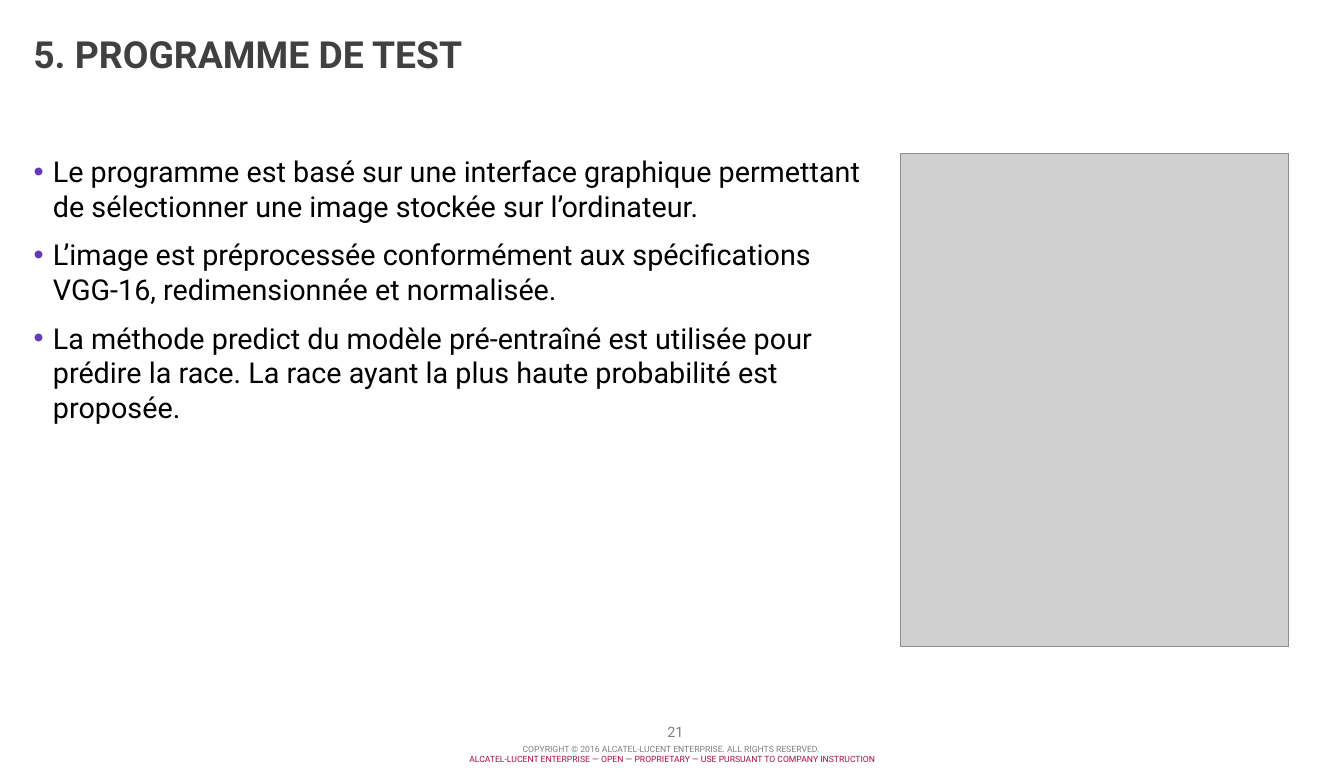
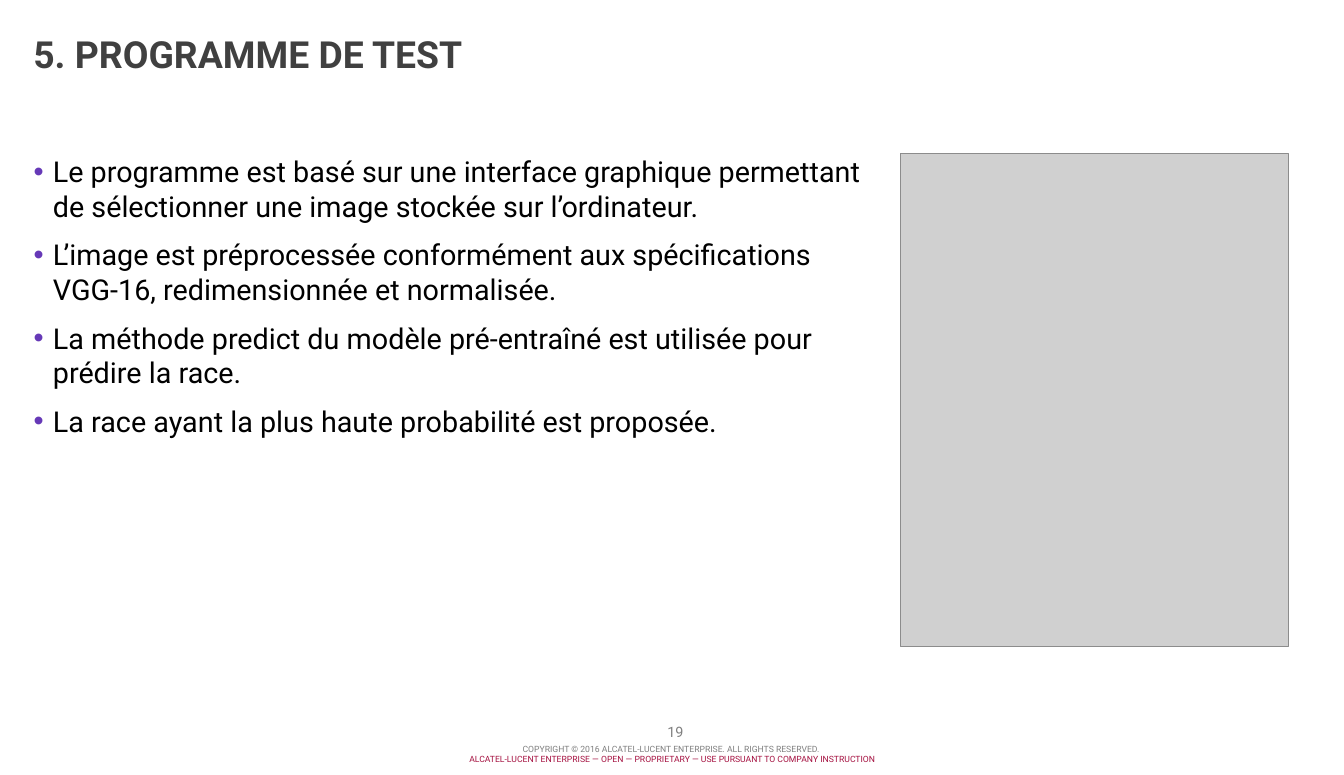
Before and after one commit to chmuths/projet_7, a slide deck: slide 19 of docs/Projet 7 - C. Muths - Classification d'images.pptx (slide 21 before the commit). Drawn at 1344x775 pixels with LibreOffice and Linux fonts; fonts in the diff are those of the drawing; grey boxes stand for pictures; background and template pictures are left out. Boxes give left, top, right and bottom in pixels: in the first picture for what was removed or moved away, otherwise in the second. Text is boxed around its words. In the diff, an @@ line names an element or a change of style, - is before the commit and + after.

Commit message:
Ajout de cas de test

```diff
--- a/docs/Projet 7 - C. Muths - Classification d'images.pptx
+++ b/docs/Projet 7 - C. Muths - Classification d'images.pptx
@@ text at (53, 327, 812, 438): text changed @@
-• La méthode predict du modèle pré-entraîné est utilisée pour prédire la race. La race ayant la plus haute probabilité est proposée.
+• La méthode predict du modèle pré-entraîné est utilisée pour prédire la race.
+• La race ayant la plus haute probabilité est proposée.
@@ page number at (667, 727, 683, 737): text changed @@
-21
+19
```
Also in this commit, not shown: 6 other slides changed, 2 slides removed, 1 other file.
